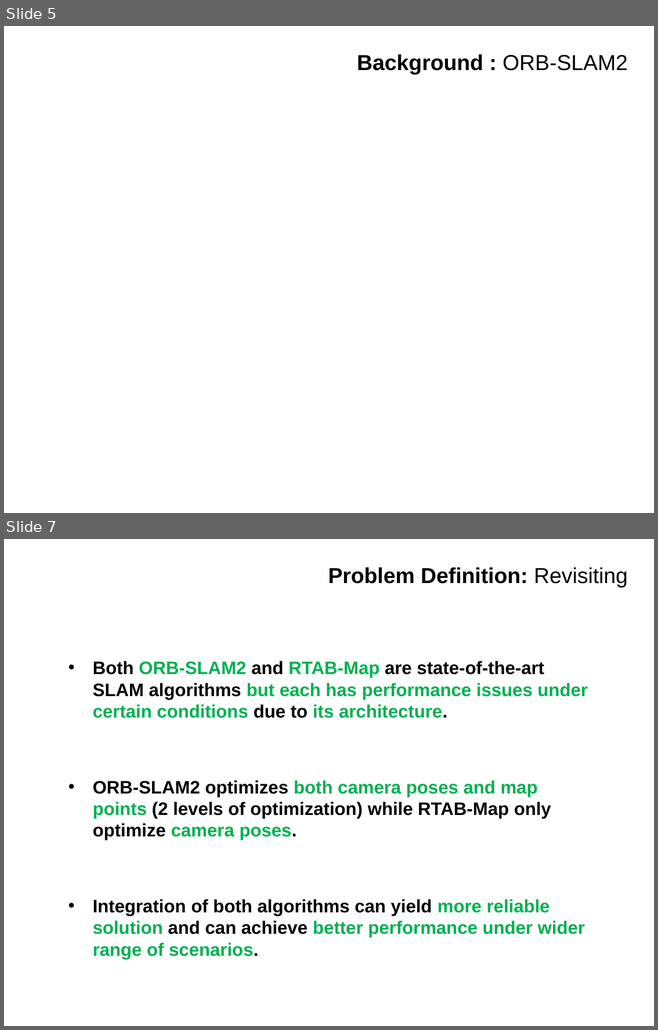
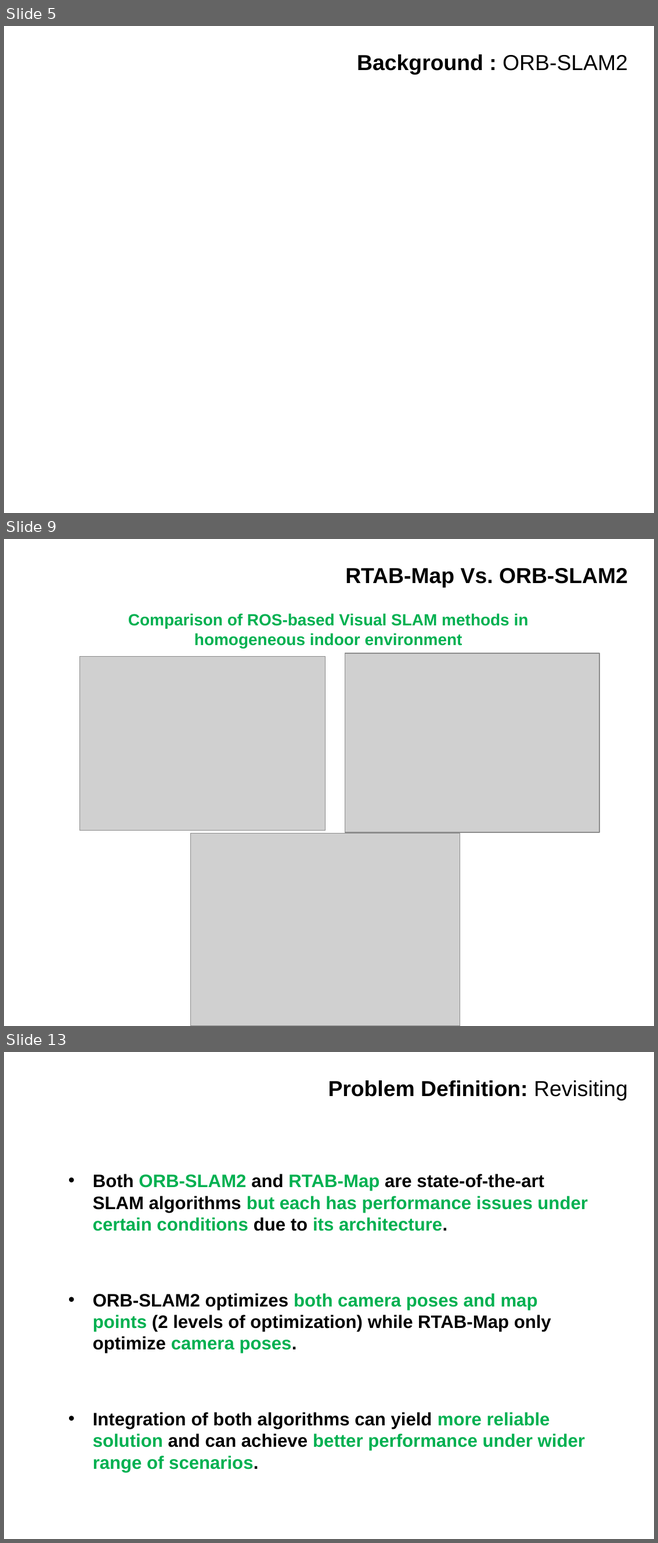
Before and after one commit to IslamAAli/ORBSLAM_RTABmap, a slide deck: Presentation_2/CMPUT631-ProjectProgress-V0P1.pptx. Shown one above the other, each under a label of ours: slides 5 and 7 before the commit, slides 5, 9 and 13 after it; the slides between them are not shown. The pictures are 658x1030 and 658x1543 pixels, drawn with LibreOffice and Linux fonts; fonts in the diff are those of the drawing; grey boxes stand for pictures; background and template pictures are left out. Boxes give left, top, right and bottom in pixels: in the first picture for what was removed or moved away, otherwise in the second. Text is boxed around its words. In the diff, an @@ line names an element or a change of style, - is before the commit and + after.

```diff
--- a/Presentation_2/CMPUT631-ProjectProgress-V0P1.pptx
+++ b/Presentation_2/CMPUT631-ProjectProgress-V0P1.pptx
@@ slide 9 added at [4, 539, 654, 1026], background #FFFFFF @@
@@ title added at [345, 568, 628, 587], 24 pt, text #000000, bold @@
+RTAB-Map Vs. ORB-SLAM2
@@ text added at [128, 613, 528, 648], 18 pt, text #00B050, bold @@
+Comparison of ROS-based Visual SLAM methods in
+homogeneous indoor environment
@@ picture added at [79, 657, 325, 831] @@
@@ picture added at [344, 653, 599, 832] @@
@@ picture added at [190, 833, 459, 1026] @@
@@ what was slide 7 is now slide 13 @@
```
Also in this commit, not shown: 1 slide changed, 5 other slides added.
